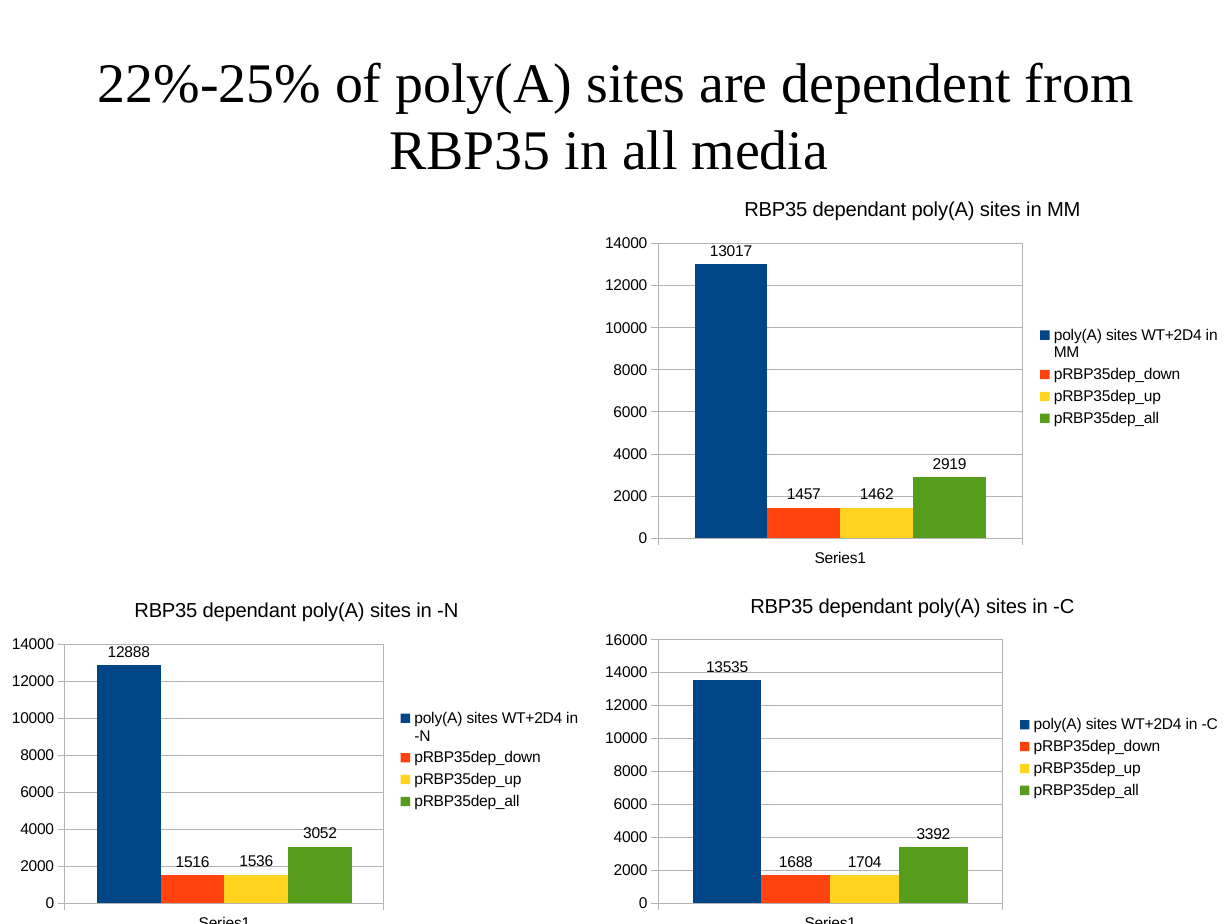
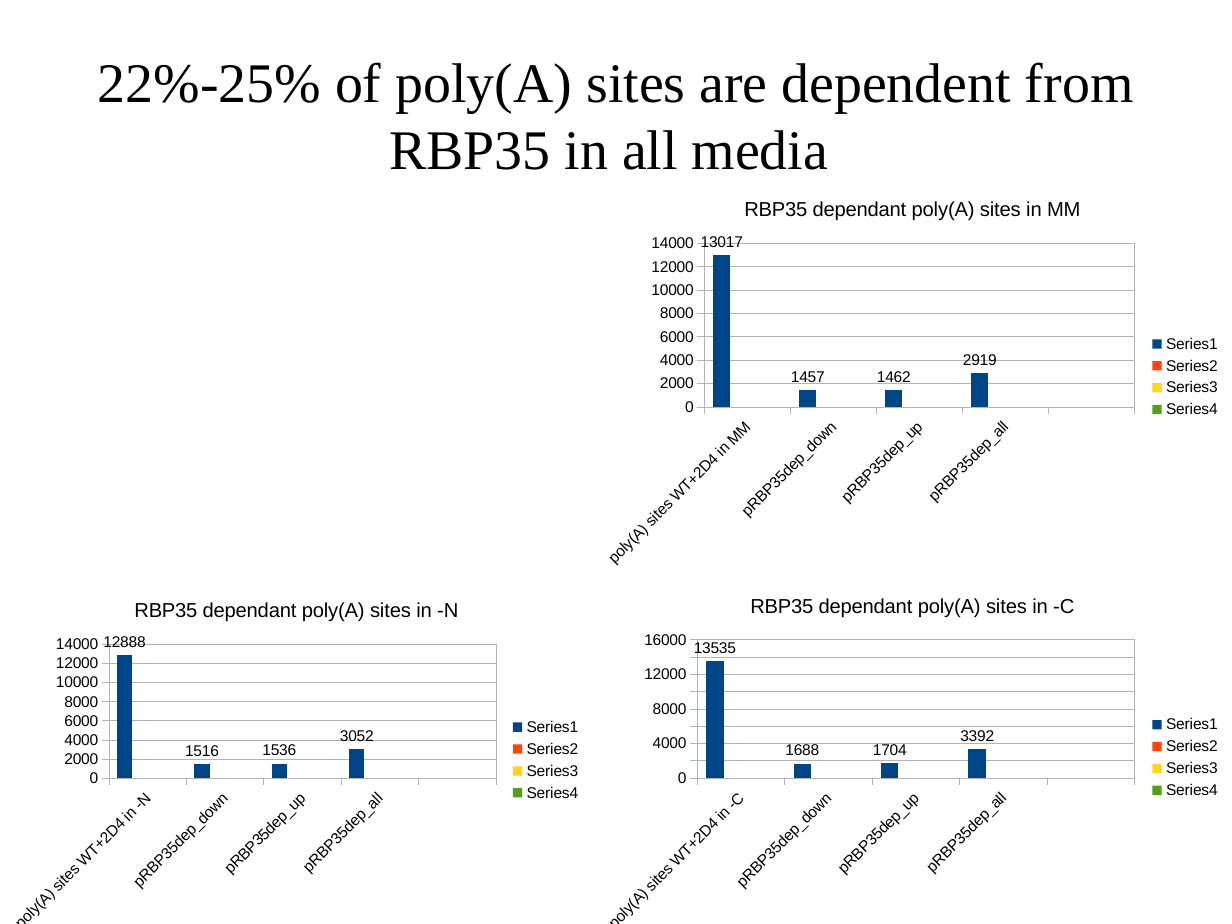
Before and after one commit to wilkinsonlab/m-oryzae-polya, a slide deck: slide 34 of doc/oryzae_presentation.odp (slide 35 before the commit). Drawn at 1232x924 pixels with LibreOffice and Linux fonts; fonts in the diff are those of the drawing. Boxes give left, top, right and bottom in pixels: in the first picture for what was removed or moved away, otherwise in the second. Text is boxed around its words. In the diff, an @@ line names an element or a change of style, - is before the commit and + after.

```diff
--- a/doc/oryzae_presentation.odp
+++ b/doc/oryzae_presentation.odp
@@ column chart at box(593, 179, 1232, 575) @@
-categories: 
+categories: poly(A) sites WT+2D4 in MM, pRBP35dep_down, pRBP35dep_up, pRBP35dep_all, 
-poly(A) sites WT+2D4 in MM: 13017
+: 13017, 1457, 1462, 2919, -
-pRBP35dep_down: 1457
+: -, -, -, -, -
-pRBP35dep_up: 1462
+: -, -, -, -, -
-pRBP35dep_all: 2919
+: -, -, -, -, -
@@ column chart at box(0, 581, 593, 924) @@
-categories: 
+categories: poly(A) sites WT+2D4 in -N, pRBP35dep_down, pRBP35dep_up, pRBP35dep_all, 
-poly(A) sites WT+2D4 in -N: 12888
+: 12888, 1516, 1536, 3052, -
-pRBP35dep_down: 1516
+: -, -, -, -, -
-pRBP35dep_up: 1536
+: -, -, -, -, -
-pRBP35dep_all: 3052
+: -, -, -, -, -
@@ column chart at box(593, 577, 1232, 924) @@
-categories: 
+categories: poly(A) sites WT+2D4 in -C, pRBP35dep_down, pRBP35dep_up, pRBP35dep_all, 
-poly(A) sites WT+2D4 in -C: 13535
+: 13535, 1688, 1704, 3392, -
-pRBP35dep_down: 1688
+: -, -, -, -, -
-pRBP35dep_up: 1704
+: -, -, -, -, -
-pRBP35dep_all: 3392
+: -, -, -, -, -
```
Also in this commit, not shown: 15 other slides changed, 1 slide removed, 3 other files.
